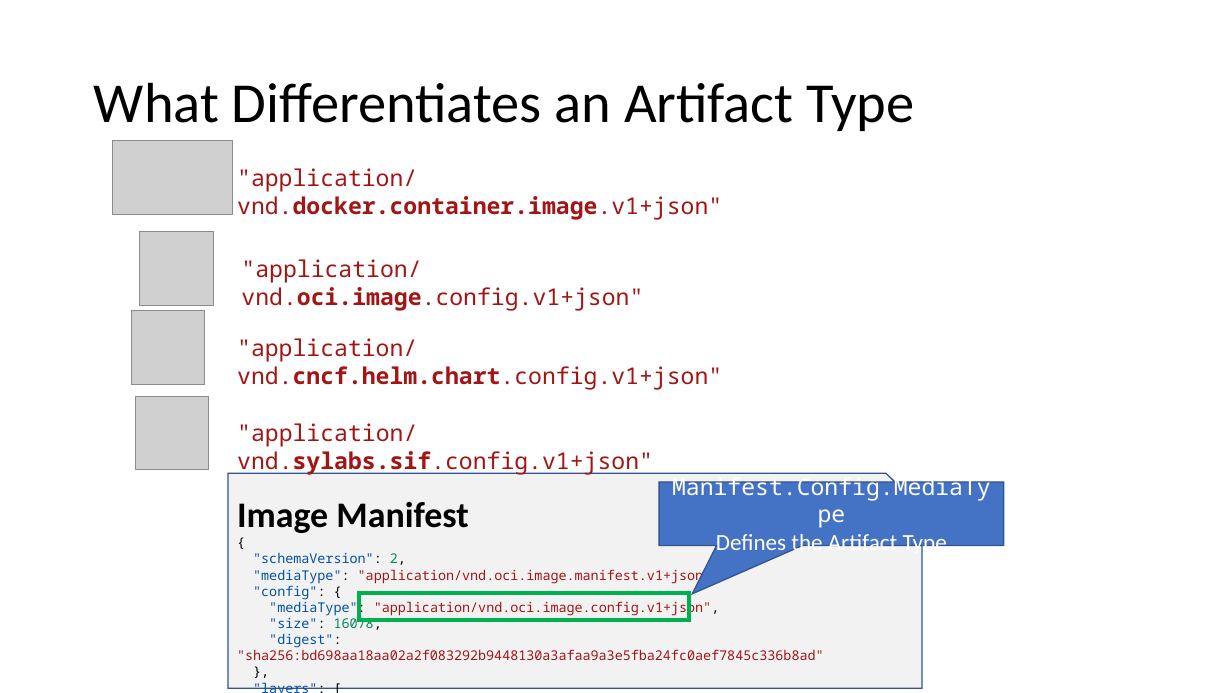
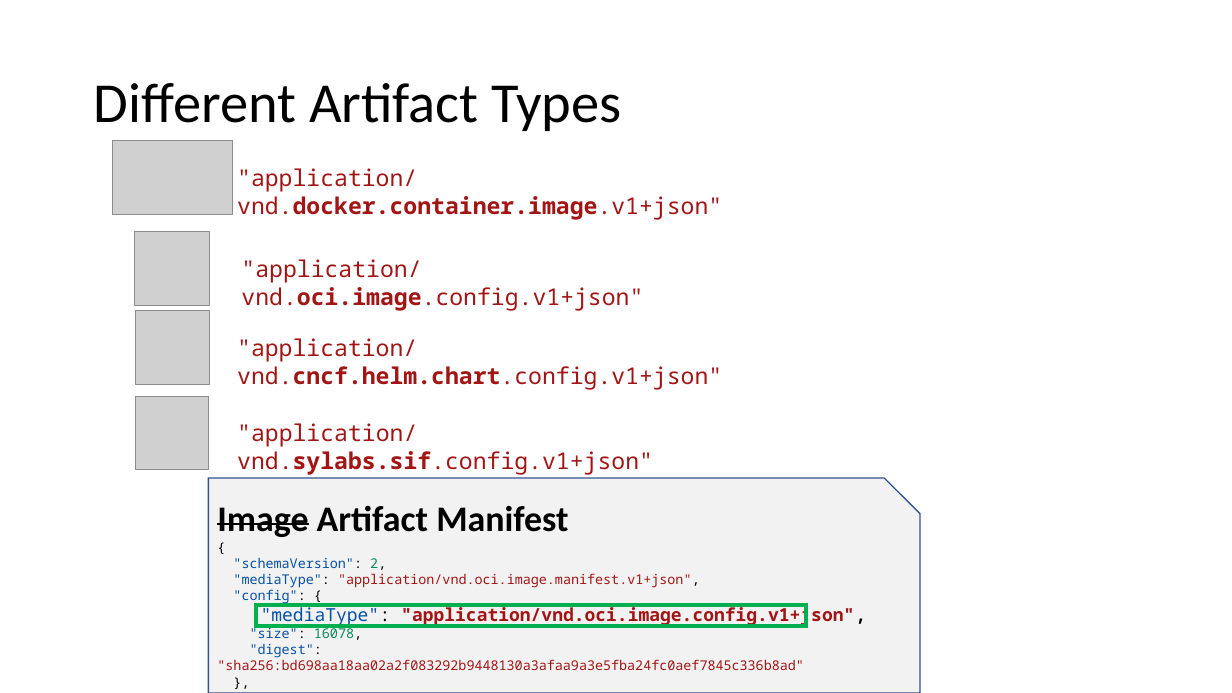
Before and after one commit to SteveLasker/Presentations, a slide deck: slide 15 of ACR/OCIArtifactRegistries.pptm (slide 13 before the commit). Drawn at 1232x693 pixels with LibreOffice and Linux fonts; fonts in the diff are those of the drawing; grey boxes stand for pictures. Boxes give left, top, right and bottom in pixels: in the first picture for what was removed or moved away, otherwise in the second. Text is boxed around its words. In the diff, an @@ line names an element or a change of style, - is before the commit and + after.

Commit message:
OCI Artifact Registry Updates

```diff
--- a/ACR/OCIArtifactRegistries.pptm
+++ b/ACR/OCIArtifactRegistries.pptm
@@ title at [94, 83, 621, 131]: text changed @@
-What Differentiates an Artifact Type
+Different Artifact Types
@@ picture: place and size @@
-picture at [140, 232, 214, 306]
+picture at [135, 232, 210, 306]
@@ picture: place and size @@
-picture at [131, 311, 205, 384]
+picture at [136, 311, 210, 384]
@@ snip rect "Image Artifact Manifest": place and size @@
-snip rect "Image Artifact Manifest" at [228, 473, 922, 689]
+snip rect "Image Artifact Manifest" at [208, 478, 920, 693]
@@ text in snip rect at [217, 505, 568, 537]: text changed @@
-Image Manifest
+Image Artifact Manifest
@@ speech box removed at [659, 482, 1004, 546] @@
-Manifest.Config.MediaType
-Defines the Artifact Type
@@ rectangle: place and size @@
-rectangle at [360, 593, 689, 620]
+rectangle at [256, 604, 807, 626]
@@ text in snip rect at [261, 604, 866, 626]: size 10.5 to 14 pt in ""mediaType": "application/vnd.oci.image.config.v1+json","; bold on in ""application/vnd.oci.image.config.v1+json"," @@
```
Also in this commit, not shown: 11 other slides changed, 12 slides added, 4 slides removed.
